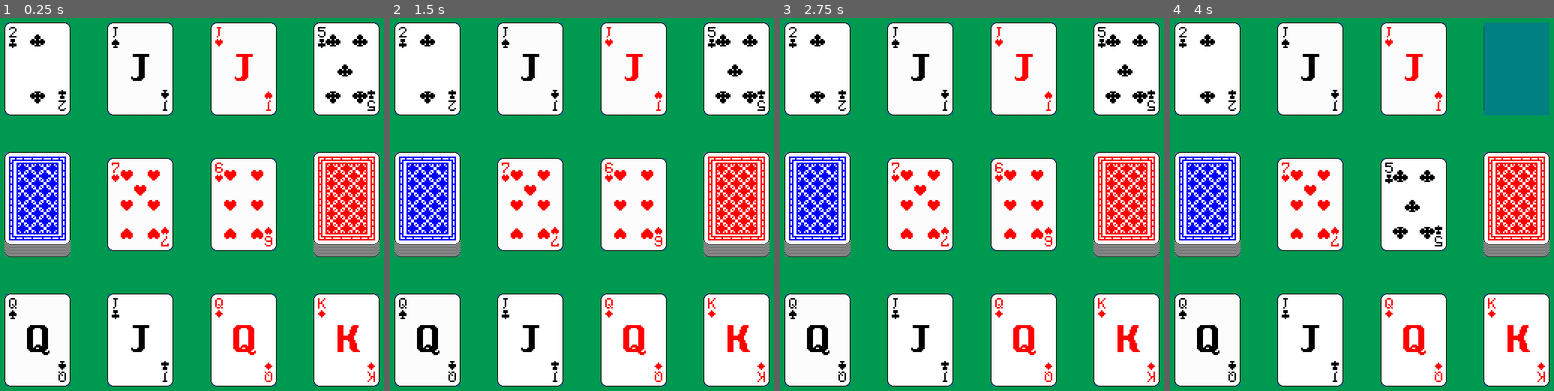
Above: before the commit, frames 1-4 (left to right).
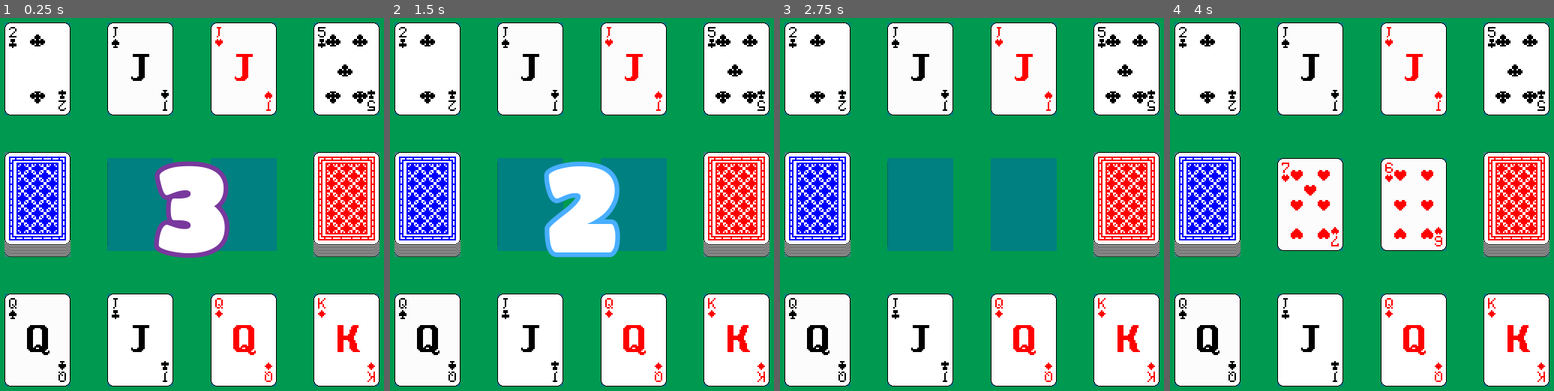
Above: after the commit, the same moments.

Repository: batako/Speed-on-Godot
Game: Godot game, scene res://main.tscn
Same seed, same stepped clock (60 frames per second), same inputs: the game is played once before the commit and once after it.
Inputs (mouse positions are in pixels of both pictures, inside the frame that each line leads up to):
- Up to frame 1 (0.25 s): no input
- Up to frame 2 (1.5 s): tap Enter at 0.5 s; move the mouse to (532, 204) at 0.52 s; click (532, 204) at 0.67 s; move the mouse to (631, 204) at 1.27 s; click (631, 204) at 1.42 s
- Up to frame 3 (2.75 s): tap Space at 2 s; move the mouse to (818, 204) at 2.02 s; click (818, 204) at 2.17 s
- Up to frame 4 (4 s): move the mouse to (1208, 338) at 2.77 s; click (1208, 338) at 2.92 s; move the mouse to (1411, 204) at 3.52 s; click (1411, 204) at 3.67 s

The runs differ from the first frame. In frame 1, 10% of the frame differs, in the area x 27-73%, y 37-65%; in frame 2, 10%; in frame 3, 8.5%; in frame 4, 5.0%.

Commit message:
カウントダウン機能追加

Diff:
--- a/main.tscn
+++ b/main.tscn
@@ -1,13 +1,23 @@
-[gd_scene load_steps=5 format=3 uid="uid://8xvl5u4lnkyv"]
+[gd_scene load_steps=6 format=3 uid="uid://8xvl5u4lnkyv"]
 
 [ext_resource type="Script" path="res://components/cpu_component.gd" id="3_p4jsp"]
 [ext_resource type="Texture2D" uid="uid://2rulcwbn2dek" path="res://assets/images/cards/Clubs-88x124.png" id="3_vbuhv"]
 [ext_resource type="PackedScene" uid="uid://d1kvtgj8cns7a" path="res://scenes/card/card.tscn" id="4_h3vpj"]
 [ext_resource type="Script" path="res://scripts/game_manager.gd" id="5_auip6"]
+[ext_resource type="PackedScene" uid="uid://cfrwflvuokkr4" path="res://scenes/count_down/count_down.tscn" id="5_n72ef"]
 
 [node name="Main" type="Node2D"]
 
-[node name="GameManager" type="Node" parent="." node_paths=PackedStringArray("CardRootNode", "LeadSlot1", "LeadSlot2", "PlayerDeckSlot", "PlayerFieldHandSlot1", "PlayerFieldHandSlot2", "PlayerFieldHandSlot3", "PlayerFieldHandSlot4", "EnemyDeckSlot", "EnemyFieldHandSlot1", "EnemyFieldHandSlot2", "EnemyFieldHandSlot3", "EnemyFieldHandSlot4")]
+[node name="CountDown" parent="." instance=ExtResource("5_n72ef")]
+z_index = 1
+anchors_preset = 10
+anchor_bottom = 0.0
+offset_right = 600.0
+offset_bottom = 600.0
+grow_vertical = 1
+pivot_offset = Vector2(300, 300)
+
+[node name="GameManager" type="Node" parent="." node_paths=PackedStringArray("CardRootNode", "LeadSlot1", "LeadSlot2", "PlayerDeckSlot", "PlayerFieldHandSlot1", "PlayerFieldHandSlot2", "PlayerFieldHandSlot3", "PlayerFieldHandSlot4", "EnemyDeckSlot", "EnemyFieldHandSlot1", "EnemyFieldHandSlot2", "EnemyFieldHandSlot3", "EnemyFieldHandSlot4", "CountDown")]
 script = ExtResource("5_auip6")
 CardRootNode = NodePath("../CardRootNode")
 CardScene = ExtResource("4_h3vpj")
@@ -23,6 +33,7 @@
 EnemyFieldHandSlot2 = NodePath("../CardSlots/Enemy/EnemyFieldHandSlot2")
 EnemyFieldHandSlot3 = NodePath("../CardSlots/Enemy/EnemyFieldHandSlot3")
 EnemyFieldHandSlot4 = NodePath("../CardSlots/Enemy/EnemyFieldHandSlot4")
+CountDown = NodePath("../CountDown")
 
 [node name="CardRootNode" type="Node" parent="."]
 
--- /dev/null
+++ b/scenes/count_down/count_down.gd
@@ -0,0 +1,16 @@
+extends Control
+
+signal animation_finished
+
+func _ready() -> void:
+	visible = false
+	$AnimationPlayer.connect("animation_finished", _on_animation_player_animation_finished.bind())
+
+
+func _on_animation_player_animation_finished(anim_name: StringName) -> void:
+	visible = false
+	emit_signal("animation_finished")
+
+func play() -> void:
+	visible = true
+	$AnimationPlayer.play("countdown")
--- /dev/null
+++ b/scenes/count_down/count_down.tscn
@@ -0,0 +1,144 @@
+[gd_scene load_steps=6 format=3 uid="uid://cfrwflvuokkr4"]
+
+[ext_resource type="Script" path="res://scenes/count_down/count_down.gd" id="1_6gmri"]
+[ext_resource type="FontFile" uid="uid://h8upk6qsj8rv" path="res://assets/fonts/TitanOne-Regular.ttf" id="1_52vwi"]
+
+[sub_resource type="Animation" id="Animation_tji2w"]
+length = 0.001
+tracks/0/type = "value"
+tracks/0/imported = false
+tracks/0/enabled = true
+tracks/0/path = NodePath("Label:scale")
+tracks/0/interp = 1
+tracks/0/loop_wrap = true
+tracks/0/keys = {
+"times": PackedFloat32Array(0),
+"transitions": PackedFloat32Array(1),
+"update": 0,
+"values": [Vector2(2.08165e-12, 2.08165e-12)]
+}
+tracks/1/type = "value"
+tracks/1/imported = false
+tracks/1/enabled = true
+tracks/1/path = NodePath("Label:rotation")
+tracks/1/interp = 1
+tracks/1/loop_wrap = true
+tracks/1/keys = {
+"times": PackedFloat32Array(0),
+"transitions": PackedFloat32Array(1),
+"update": 0,
+"values": [0.0]
+}
+tracks/2/type = "value"
+tracks/2/imported = false
+tracks/2/enabled = true
+tracks/2/path = NodePath("Label:theme_override_colors/font_outline_color")
+tracks/2/interp = 1
+tracks/2/loop_wrap = true
+tracks/2/keys = {
+"times": PackedFloat32Array(0),
+"transitions": PackedFloat32Array(1),
+"update": 0,
+"values": [Color(0, 0, 1, 1)]
+}
+tracks/3/type = "value"
+tracks/3/imported = false
+tracks/3/enabled = true
+tracks/3/path = NodePath("Label:text")
+tracks/3/interp = 1
+tracks/3/loop_wrap = true
+tracks/3/keys = {
+"times": PackedFloat32Array(0),
+"transitions": PackedFloat32Array(1),
+"update": 1,
+"values": ["3"]
+}
+
+[sub_resource type="Animation" id="Animation_l8a6q"]
+resource_name = "countdown"
+length = 3.5
+tracks/0/type = "value"
+tracks/0/imported = false
+tracks/0/enabled = true
+tracks/0/path = NodePath("Label:scale")
+tracks/0/interp = 1
+tracks/0/loop_wrap = true
+tracks/0/keys = {
+"times": PackedFloat32Array(0, 0.1, 0.5, 0.7, 1, 1.1, 1.5, 1.7, 2, 2.1, 2.5, 2.7, 3, 3.1, 3.3, 3.4),
+"transitions": PackedFloat32Array(1, 1, 1, 1, 1, 1, 1, 1, 1, 1, 1, 1, 1, 1, 1, 1),
+"update": 0,
+"values": [Vector2(2.08165e-12, 2.08165e-12), Vector2(1, 1), Vector2(1, 1), Vector2(2.08165e-12, 2.08165e-12), Vector2(2.08165e-12, 2.08165e-12), Vector2(1, 1), Vector2(1, 1), Vector2(2.08165e-12, 2.08165e-12), Vector2(2.08165e-12, 2.08165e-12), Vector2(1, 1), Vector2(1, 1), Vector2(2.08165e-12, 2.08165e-12), Vector2(2.08165e-12, 2.08165e-12), Vector2(1, 1), Vector2(1, 1), Vector2(2.08165e-12, 2.08165e-12)]
+}
+tracks/1/type = "value"
+tracks/1/imported = false
+tracks/1/enabled = true
+tracks/1/path = NodePath("Label:rotation")
+tracks/1/interp = 1
+tracks/1/loop_wrap = true
+tracks/1/keys = {
+"times": PackedFloat32Array(0, 0.1, 0.5, 0.7, 1, 1.1, 1.5, 1.7, 2, 2.1, 2.5, 2.7, 3, 3.1),
+"transitions": PackedFloat32Array(1, 1, 1, 1, 1, 1, 1, 1, 1, 1, 1, 1, 1, 1),
+"update": 0,
+"values": [0.0, 1.16262e-16, 3.48787e-16, 18.8496, 3.48787e-16, 1.16262e-16, 3.48787e-16, 18.8496, 18.8496, 1.16262e-16, 1.16262e-16, 18.8496, 3.48787e-16, 1.16262e-16]
+}
+tracks/2/type = "value"
+tracks/2/imported = false
+tracks/2/enabled = true
+tracks/2/path = NodePath("Label:theme_override_colors/font_outline_color")
+tracks/2/interp = 1
+tracks/2/loop_wrap = true
+tracks/2/keys = {
+"times": PackedFloat32Array(0, 1.1, 2.1, 3.1),
+"transitions": PackedFloat32Array(1, 1, 1, 1),
+"update": 1,
+"values": [Color(0.47451, 0.219608, 0.615686, 1), Color(0.282353, 0.682353, 1, 1), Color(0.972549, 0.478431, 0.415686, 1), Color(0.156863, 0.737255, 0.733333, 1)]
+}
+tracks/3/type = "value"
+tracks/3/imported = false
+tracks/3/enabled = true
+tracks/3/path = NodePath("Label:text")
+tracks/3/interp = 1
+tracks/3/loop_wrap = true
+tracks/3/keys = {
+"times": PackedFloat32Array(0, 1, 2, 3),
+"transitions": PackedFloat32Array(1, 1, 1, 1),
+"update": 1,
+"values": ["3", "2", "1", "GO!"]
+}
+
+[sub_resource type="AnimationLibrary" id="AnimationLibrary_gwn6e"]
+_data = {
+"RESET": SubResource("Animation_tji2w"),
+"countdown": SubResource("Animation_l8a6q")
+}
+
+[node name="CountDown" type="Control"]
+layout_mode = 3
+anchors_preset = 15
+anchor_right = 1.0
+anchor_bottom = 1.0
+grow_horizontal = 2
+grow_vertical = 2
+script = ExtResource("1_6gmri")
+
+[node name="Label" type="Label" parent="."]
+layout_mode = 1
+anchors_preset = 15
+anchor_right = 1.0
+anchor_bottom = 1.0
+grow_horizontal = 2
+grow_vertical = 2
+scale = Vector2(2.08165e-12, 2.08165e-12)
+pivot_offset = Vector2(300, 300)
+theme_override_colors/font_outline_color = Color(0, 0, 1, 1)
+theme_override_constants/outline_size = 25
+theme_override_fonts/font = ExtResource("1_52vwi")
+theme_override_font_sizes/font_size = 160
+text = "3"
+horizontal_alignment = 1
+vertical_alignment = 1
+
+[node name="AnimationPlayer" type="AnimationPlayer" parent="."]
+libraries = {
+"": SubResource("AnimationLibrary_gwn6e")
+}
--- a/scripts/game_manager.gd
+++ b/scripts/game_manager.gd
@@ -20,6 +20,8 @@
 
 @export var status_check_interval_seconds: float = 1
 
+@export var CountDown: Node
+
 var player_card_deck: Array
 var enemy_card_deck: Array
 
@@ -33,6 +35,7 @@
 var timer: float = 0
 
 func _ready() -> void:
+	CountDown.connect("animation_finished", _on_countdown_finished.bind())
 	reset()
 
 
@@ -69,6 +72,13 @@
 		move_field_hand_to_lead(node, LeadSlot2)
 
 	check_victory_condition(node.owner_type_to_string())
+
+
+func _on_countdown_finished() -> void:
+	Global.current_state = Global.GameState.PLAYING
+
+	set_lead_card_from_deck_or_field_hand("player", LeadSlot1)
+	set_lead_card_from_deck_or_field_hand("enemy", LeadSlot2)
 
 
 func reset() -> void:
@@ -103,8 +113,6 @@
 	lead_slot1 = { "suit": null, "value": null }
 	lead_slot2 = { "suit": null, "value": null }
 
-	Global.current_state = Global.GameState.PLAYING
-
 
 func clear_card_slots() -> void:
 	for slot in card_slots:
@@ -144,8 +152,8 @@
 
 
 func start_round() -> void:
-	set_lead_card_from_deck_or_field_hand("player", LeadSlot1)
-	set_lead_card_from_deck_or_field_hand("enemy", LeadSlot2)
+	Global.current_state = Global.GameState.PAUSED
+	CountDown.play()
 
 
 func set_lead_card_from_deck_or_field_hand(owner_type: String, slot: Node) -> void:
--- a/scripts/global.gd
+++ b/scripts/global.gd
@@ -6,6 +6,7 @@
 enum GameState {
 	MAIN_MENU,
 	PLAYING,
+	PAUSED,
 	END_GAME,
 }
 
Binary file added: assets/fonts/TitanOne-Regular.ttf
Not shown, added: assets/fonts/TitanOne-Regular.ttf.import
